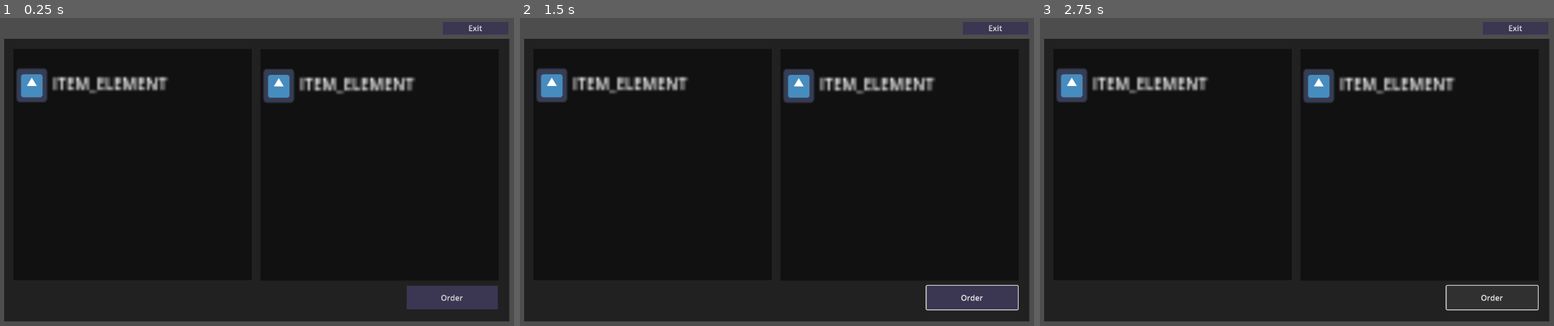
Above: before the commit, frames 1-3 (left to right).
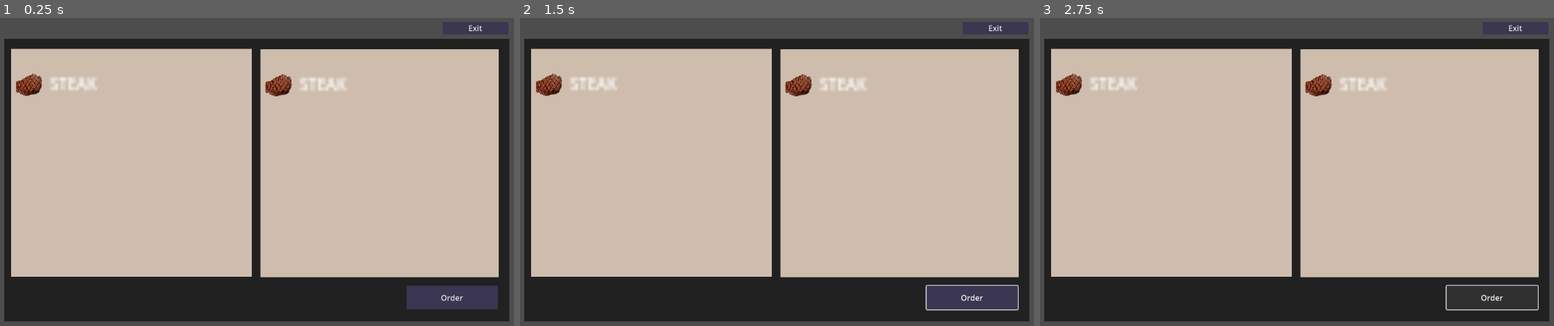
Above: after the commit, the same moments.

Repository: colorfulparadox/ASU-Capstone-TrainingGame
Game: Godot game, scene res://nodes/kitchen_node.tscn
The game is run twice, just before and just after one commit, with the same random seed, the same clock (stepped at 60 frames per second) and the same inputs. The engine's default icon, where the game draws it, is replaced by a stand-in: a white triangle on a blue panel in a dark square.
Inputs (mouse positions are in pixels of both pictures, inside the frame that each line leads up to):
- Up to frame 1 (0.25 s): no input
- Up to frame 2 (1.5 s): click "Order" at 0.5 s; click (782, 64) at 1.27 s
- Up to frame 3 (2.75 s): click "Order" at 2 s

The runs differ from the first frame. In frame 1, 69% of the frame differs, in the area x 2-98%, y 9-85%; in frame 2, 69%; in frame 3, 69%.

Commit message:
Item elements UI changes

Diff:
--- a/game/nodes/item_element.tscn
+++ b/game/nodes/item_element.tscn
@@ -1,6 +1,6 @@
-[gd_scene load_steps=3 format=3 uid="uid://ddkpy08cnq2ct"]
+[gd_scene load_steps=3 format=3 uid="uid://bdawfge7iygiv"]
 
-[ext_resource type="Texture2D" uid="uid://or5wbmpfnah1" path="res://icon.svg" id="1_oacdo"]
+[ext_resource type="Texture2D" uid="uid://buqb6w7gin2nj" path="res://assets/Steak.png" id="1_cljaq"]
 
 [sub_resource type="LabelSettings" id="LabelSettings_shklf"]
 font_size = 6
@@ -20,7 +20,7 @@
 offset_top = 1.0
 offset_right = 13.0
 offset_bottom = 12.0
-texture = ExtResource("1_oacdo")
+texture = ExtResource("1_cljaq")
 expand_mode = 1
 
 [node name="Label" type="Label" parent="Button/TextureRect"]
@@ -28,6 +28,6 @@
 offset_left = 14.0
 offset_right = 89.0
 offset_bottom = 12.0
-text = "ITEM_ELEMENT"
+text = "Steak"
 label_settings = SubResource("LabelSettings_shklf")
 uppercase = true
--- a/game/nodes/kitchen_node.tscn
+++ b/game/nodes/kitchen_node.tscn
@@ -1,12 +1,18 @@
-[gd_scene load_steps=4 format=3 uid="uid://dib3lc5a1m1by"]
+[gd_scene load_steps=6 format=3 uid="uid://cs2em0fglnxy1"]
 
-[ext_resource type="PackedScene" uid="uid://ddkpy08cnq2ct" path="res://nodes/item_element.tscn" id="1_vjgwi"]
+[ext_resource type="PackedScene" uid="uid://bdawfge7iygiv" path="res://nodes/item_element.tscn" id="1_vjgwi"]
 
 [sub_resource type="StyleBoxFlat" id="StyleBoxFlat_jqsru"]
 bg_color = Color(0.230881, 0.211313, 0.316629, 1)
 
 [sub_resource type="Theme" id="Theme_acsyf"]
 Button/styles/normal = SubResource("StyleBoxFlat_jqsru")
+
+[sub_resource type="StyleBoxFlat" id="StyleBoxFlat_7bipw"]
+bg_color = Color(0.808067, 0.742166, 0.676653, 1)
+
+[sub_resource type="StyleBoxFlat" id="StyleBoxFlat_gw2ie"]
+bg_color = Color(0.807843, 0.741176, 0.678431, 1)
 
 [node name="kitchen_node" type="Control"]
 layout_mode = 3
@@ -48,14 +54,15 @@
 offset_left = 531.0
 offset_top = 22.0
 offset_right = 622.0
-offset_bottom = 95.0
+offset_bottom = 94.0
 scale = Vector2(5.42851, 6.586)
 color = Color(0, 0, 0, 0.466667)
 
 [node name="ScrollContainer" type="ScrollContainer" parent="ColorRect/OrderList"]
 layout_mode = 0
-offset_right = 96.0
-offset_bottom = 73.0
+offset_right = 91.0
+offset_bottom = 72.0
+theme_override_styles/panel = SubResource("StyleBoxFlat_7bipw")
 
 [node name="VBoxContainer" type="VBoxContainer" parent="ColorRect/OrderList/ScrollContainer"]
 layout_mode = 2
@@ -64,17 +71,21 @@
 layout_mode = 2
 
 [node name="Menu" type="ColorRect" parent="ColorRect"]
+layout_mode = 0
 offset_left = 19.0
 offset_top = 21.0
 offset_right = 110.0
-offset_bottom = 94.0
+offset_bottom = 93.0
 scale = Vector2(5.42851, 6.586)
 color = Color(0, 0, 0, 0.466667)
 
 [node name="ScrollContainer" type="ScrollContainer" parent="ColorRect/Menu"]
 layout_mode = 0
-offset_right = 96.0
-offset_bottom = 73.0
+offset_left = -1.28949
+offset_top = 0.151837
+offset_right = 90.7105
+offset_bottom = 72.1518
+theme_override_styles/panel = SubResource("StyleBoxFlat_gw2ie")
 
 [node name="VBoxContainer" type="VBoxContainer" parent="ColorRect/Menu/ScrollContainer"]
 layout_mode = 2
Binary file added: game/assets/Steak.png
Not shown, added: game/assets/Steak.png.import
